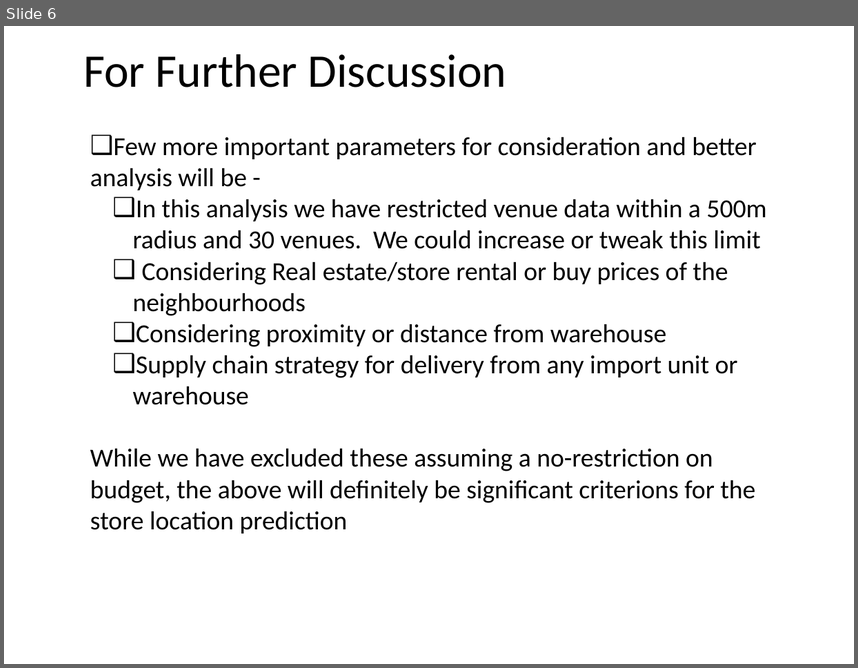
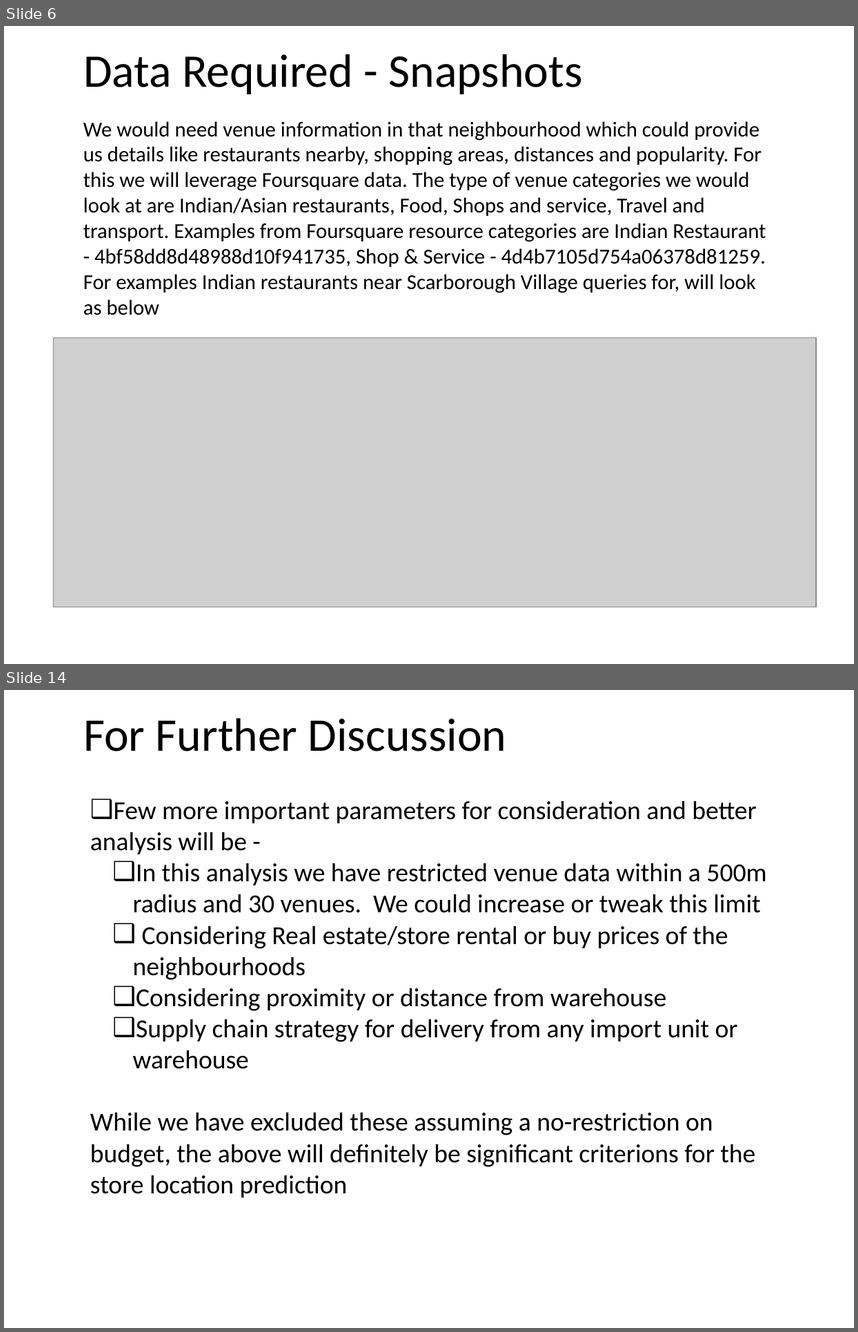
Before and after one commit to mukgithub/Coursera_Capstone, a slide deck: Capstone.pptx. Shown one above the other, each under a label of ours: slide 6 before the commit, slides 6 and 14 after it; the slides between them are not shown. The pictures are 858x668 and 858x1332 pixels, drawn with LibreOffice and Linux fonts; fonts in the diff are those of the drawing; grey boxes stand for pictures. Boxes give left, top, right and bottom in pixels: in the first picture for what was removed or moved away, otherwise in the second. Text is boxed around its words. In the diff, an @@ line names an element or a change of style, - is before the commit and + after.

```diff
--- a/Capstone.pptx
+++ b/Capstone.pptx
@@ slide 6 added at <box>4,26,854,664</box>, background #FFFFFF @@
@@ title added at <box>83,54,582,94</box>, 39.6 pt, text #000000 @@
+Data Required - Snapshots
@@ text added at <box>83,121,766,315</box>, 18 pt, text #000000 @@
+We would need venue information in that neighbourhood which could provide us details like restaurants nearby, shopping areas, distances and popularity. For this we will leverage Foursquare data. The type of venue categories we would look at are Indian/Asian restaurants, Food, Shops and service, Travel and transport. Examples from Foursquare resource categories are Indian Restaurant - 4bf58dd8d48988d10f941735, Shop & Service - 4d4b7105d754a06378d81259. For examples Indian restaurants near Scarborough Village queries for, will look as below
@@ picture added at <box>53,338,816,608</box> @@
@@ what was slide 6 is now slide 14 @@
```
Also in this commit, not shown: 4 slides changed, 7 other slides added.
